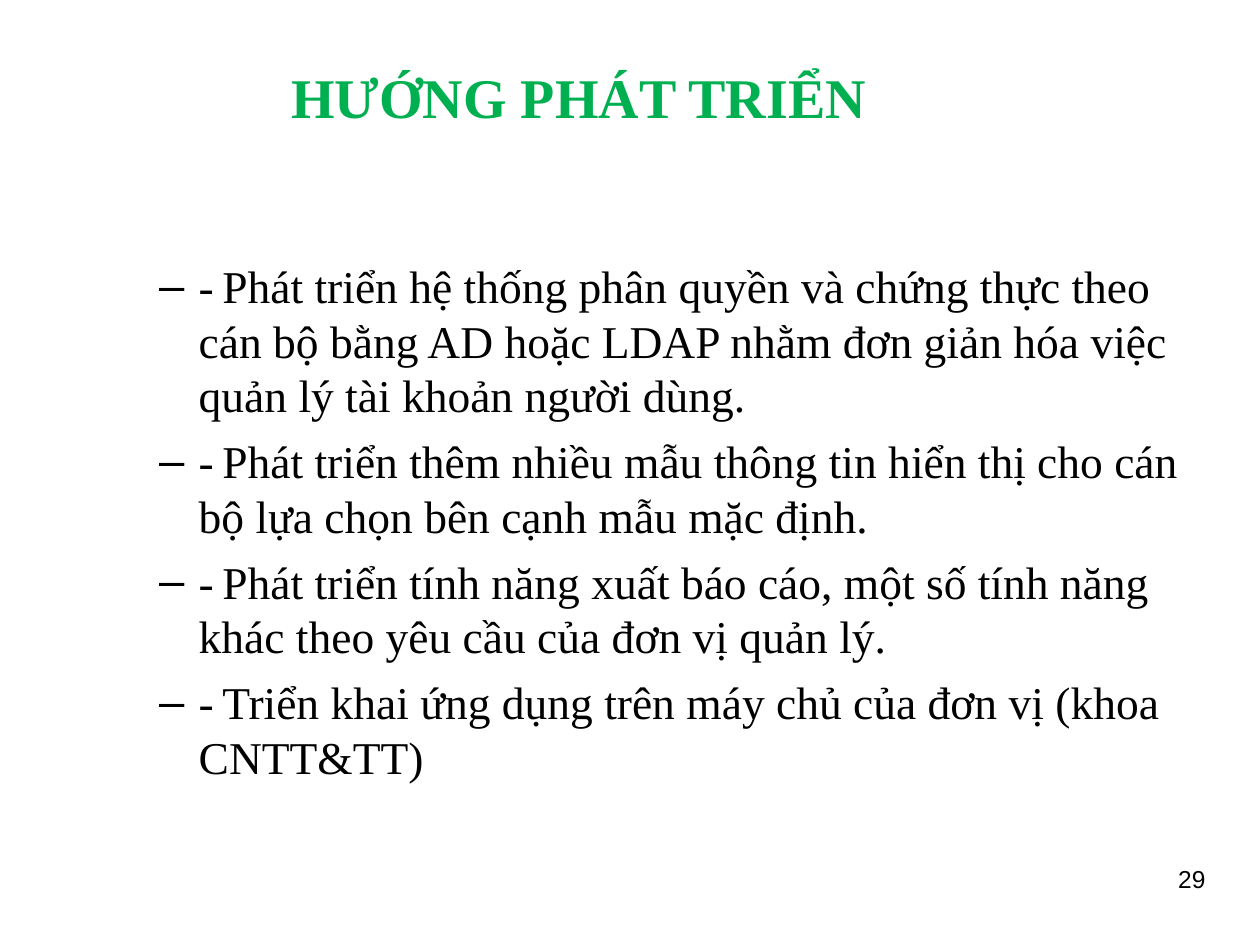
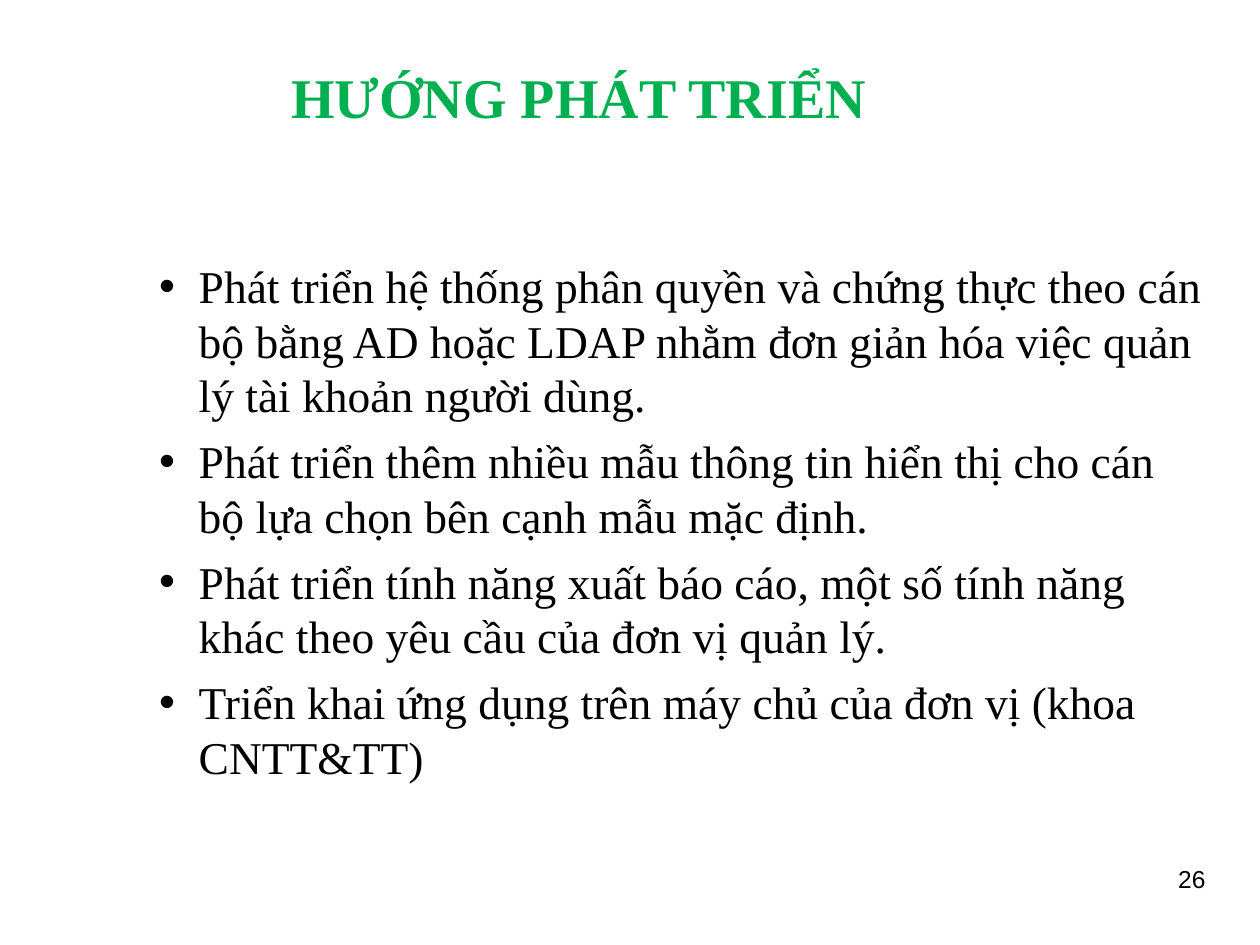
Before and after one commit to ngthuc/graduation-thesis, a slide deck: slide 26 of DOCUMENTS/documentations/Slide_HethongQuanlyProfileVienchucKhoaCNTT-TT_LeNguyenThucB1400731.ppt (slide 29 before the commit). Drawn at 1260x945 pixels with LibreOffice and Linux fonts; fonts in the diff are those of the drawing; background and template pictures are left out. Boxes give left, top, right and bottom in pixels: in the first picture for what was removed or moved away, otherwise in the second. Text is boxed around its words. In the diff, an @@ line names an element or a change of style, - is before the commit and + after.

```diff
--- a/DOCUMENTS/documentations/Slide_HethongQuanlyProfileVienchucKhoaCNTT-TT_LeNguyenThucB1400731.ppt
+++ b/DOCUMENTS/documentations/Slide_HethongQuanlyProfileVienchucKhoaCNTT-TT_LeNguyenThucB1400731.ppt
@@ text at (x1=199, y1=270, x2=1201, y2=783): text changed @@
-  – - Phát triển hệ thống phân quyền và chứng thực theo cán bộ bằng AD hoặc LDAP nhằm đơn giản hóa việc quản lý tài khoản người dùng.
-  – - Phát triển thêm nhiều mẫu thông tin hiển thị cho cán bộ lựa chọn bên cạnh mẫu mặc định.
-  – - Phát triển tính năng xuất báo cáo, một số tính năng khác theo yêu cầu của đơn vị quản lý.
-  – - Triển khai ứng dụng trên máy chủ của đơn vị (khoa CNTT&TT)
+  • Phát triển hệ thống phân quyền và chứng thực theo cán bộ bằng AD hoặc LDAP nhằm đơn giản hóa việc quản lý tài khoản người dùng.
+  • Phát triển thêm nhiều mẫu thông tin hiển thị cho cán bộ lựa chọn bên cạnh mẫu mặc định.
+  • Phát triển tính năng xuất báo cáo, một số tính năng khác theo yêu cầu của đơn vị quản lý.
+  • Triển khai ứng dụng trên máy chủ của đơn vị (khoa CNTT&TT)
@@ page number at (x1=1178, y1=871, x2=1205, y2=889): text changed @@
-29
+26
```
Also in this commit, not shown: 1 other slide changed, 3 slides added, 6 slides removed, 3 other files.
